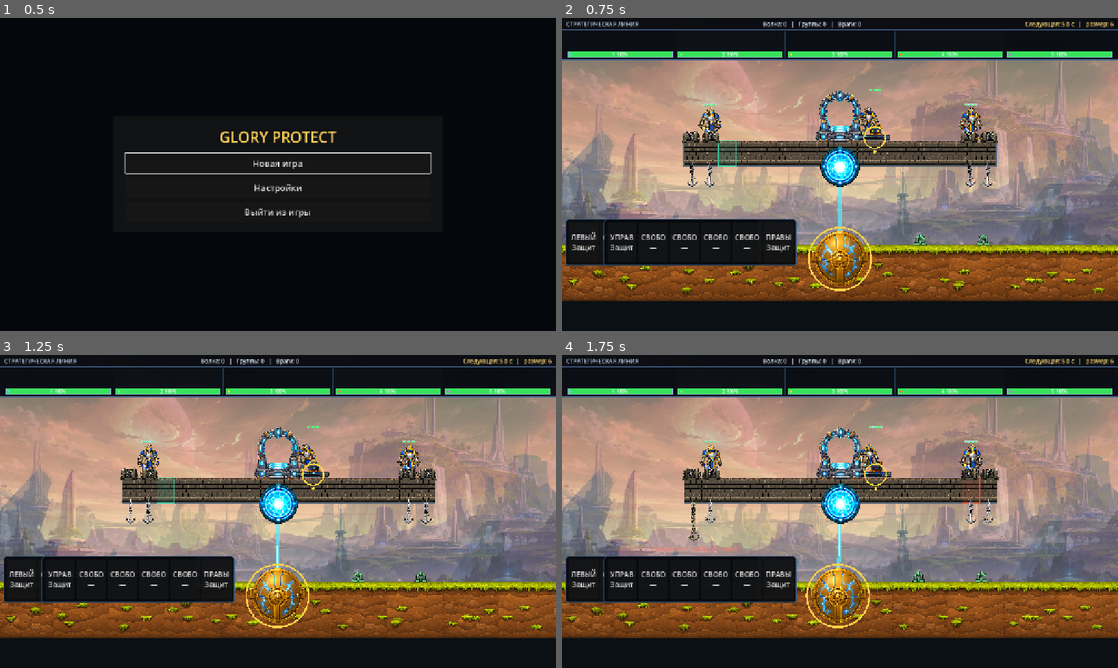
Above: before the commit, frames 1-4 (two rows, left to right).
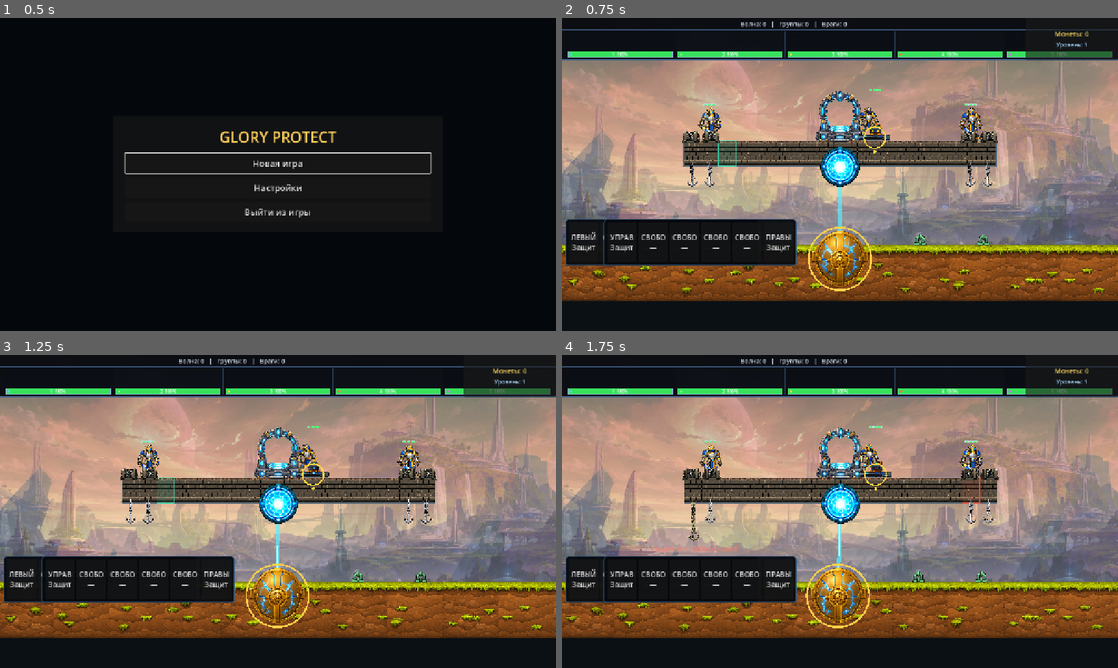
Above: after the commit, the same moments.

Repository: bageus/GloryProtect
Game: Godot game, scene res://scenes/app/app_shell.tscn
The game is run twice, just before and just after one commit, with the same random seed, the same clock (stepped at 60 frames per second) and the same inputs.
Inputs (mouse positions are in pixels of both pictures, inside the frame that each line leads up to):
- Up to frame 1 (0.5 s): no input
- Up to frame 2 (0.75 s): click "Новая игра" at 0.5 s
- Up to frame 3 (1.25 s): no input
- Up to frame 4 (1.75 s): tap Enter (ui_accept) at 1.25, 1.52 s; move the mouse to (962, 495) at 1.27 s; hold X (gp_assign_right_anchor) from 1.28 s (still down); hold 1 (gp_anchor_1) from 1.28 s (still down); click (962, 495) at 1.42 s

Frame 1 is identical in both runs. In frame 2, 1.2% of the frame differs, in the area x 0-100%, y 1-14%; in frame 3, 1.2%; in frame 4, 1.2%.
Error after the commit: Invalid assignment of property or key 'text' with value of type 'String' on a base object of type 'null instance'. (res://scripts/ui/strategic_minimap.gd:38)

Commit message:
Simplify minimap header and add economy cell

Diff:
--- a/scenes/ui/strategic_minimap.tscn
+++ b/scenes/ui/strategic_minimap.tscn
@@ -11,44 +11,60 @@
 mouse_filter = 2
 script = ExtResource("1_minimap")
 
-[node name="TitleLabel" type="Label" parent="."]
-layout_mode = 1
-anchor_right = 0.21
-offset_left = 10.0
-offset_top = 3.0
-offset_right = -2.0
-offset_bottom = 25.0
-theme_override_colors/font_color = Color(0.78, 0.88, 1, 1)
-theme_override_font_sizes/font_size = 13
-text = "СТРАТЕГИЧЕСКАЯ ЛИНИЯ"
-vertical_alignment = 1
-
 [node name="SummaryLabel" type="Label" parent="."]
 unique_name_in_owner = true
 layout_mode = 1
-anchor_left = 0.2
-anchor_right = 0.7
-offset_left = 2.0
-offset_top = 3.0
-offset_right = -2.0
-offset_bottom = 25.0
-theme_override_colors/font_color = Color(0.9, 0.94, 1, 1)
-theme_override_font_sizes/font_size = 13
-text = "Волна: 0   |   Группы: 0   |   Враги: 0"
-horizontal_alignment = 1
-vertical_alignment = 1
-
-[node name="NextWaveLabel" type="Label" parent="."]
-unique_name_in_owner = true
-layout_mode = 1
-anchor_left = 0.69
-anchor_right = 1.0
-offset_left = 2.0
+anchor_right = 0.833333
+offset_left = 10.0
 offset_top = 3.0
 offset_right = -10.0
 offset_bottom = 25.0
-theme_override_colors/font_color = Color(1, 0.86, 0.48, 1)
+theme_override_colors/font_color = Color(0.9, 0.94, 1, 1)
+theme_override_font_sizes/font_size = 14
+text = "Волна: 0"
+horizontal_alignment = 1
+vertical_alignment = 1
+mouse_filter = 2
+
+[node name="StatsPanel" type="PanelContainer" parent="."]
+layout_mode = 1
+anchor_left = 0.833333
+anchor_right = 1.0
+anchor_bottom = 1.0
+grow_horizontal = 0
+grow_vertical = 2
+mouse_filter = 2
+
+[node name="Margin" type="MarginContainer" parent="StatsPanel"]
+layout_mode = 2
+theme_override_constants/margin_left = 10
+theme_override_constants/margin_top = 8
+theme_override_constants/margin_right = 10
+theme_override_constants/margin_bottom = 8
+mouse_filter = 2
+
+[node name="VBox" type="VBoxContainer" parent="StatsPanel/Margin"]
+layout_mode = 2
+theme_override_constants/separation = 6
+alignment = 1
+mouse_filter = 2
+
+[node name="CoinsLabel" type="Label" parent="StatsPanel/Margin/VBox"]
+unique_name_in_owner = true
+layout_mode = 2
+theme_override_colors/font_color = Color(1, 0.86, 0.38, 1)
+theme_override_font_sizes/font_size = 15
+text = "Монеты: 0"
+horizontal_alignment = 1
+vertical_alignment = 1
+mouse_filter = 2
+
+[node name="UpgradeLevelLabel" type="Label" parent="StatsPanel/Margin/VBox"]
+unique_name_in_owner = true
+layout_mode = 2
+theme_override_colors/font_color = Color(0.68, 0.86, 1, 1)
 theme_override_font_sizes/font_size = 13
-text = "Следующая: 0.0 с   |   размер: 0"
-horizontal_alignment = 2
+text = "Уровень: 1"
+horizontal_alignment = 1
 vertical_alignment = 1
+mouse_filter = 2
